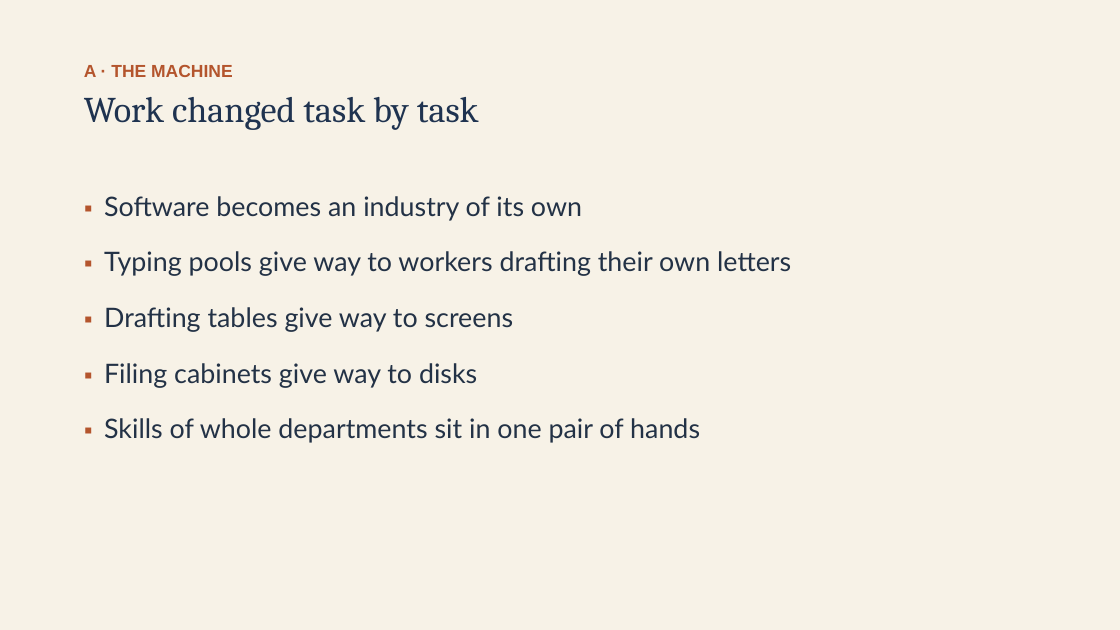
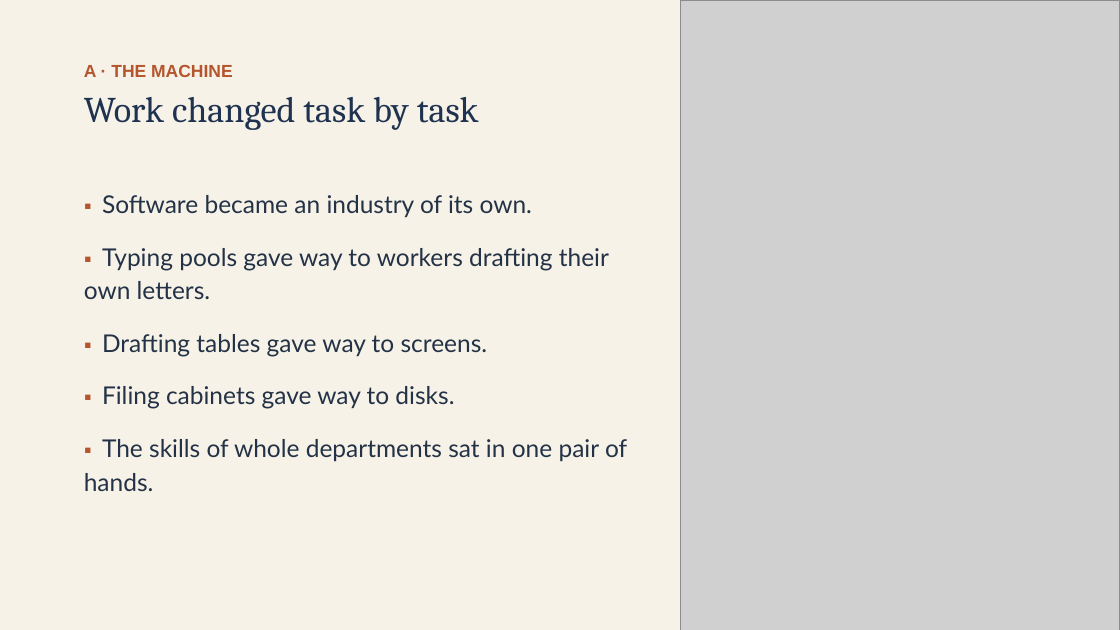
Before and after one commit to ab17gthb/humanities-curriculum-group, a slide deck: slide 5 of modern-america/lesson-04/lesson-04-slides.pptx. Drawn at 1120x630 pixels with LibreOffice and Linux fonts; fonts in the diff are those of the drawing; grey boxes stand for pictures. Boxes give left, top, right and bottom in pixels: in the first picture for what was removed or moved away, otherwise in the second. Text is boxed around its words. In the diff, an @@ line names an element or a change of style, - is before the commit and + after.

```diff
--- a/modern-america/lesson-04/lesson-04-slides.pptx
+++ b/modern-america/lesson-04/lesson-04-slides.pptx
@@ picture added at [681,0,1120,630] @@
@@ text at [84,195,627,491]: text changed; size 23 to 21 pt @@
-▪ Software becomes an industry of its own
-▪ Typing pools give way to workers drafting their own letters
-▪ Drafting tables give way to screens
-▪ Filing cabinets give way to disks
-▪ Skills of whole departments sit in one pair of hands
+▪ Software became an industry of its own.
+▪ Typing pools gave way to workers drafting their own letters.
+▪ Drafting tables gave way to screens.
+▪ Filing cabinets gave way to disks.
+▪ The skills of whole departments sat in one pair of hands.
```
Also in this commit, not shown: 8 other slides changed, 6 other files.
